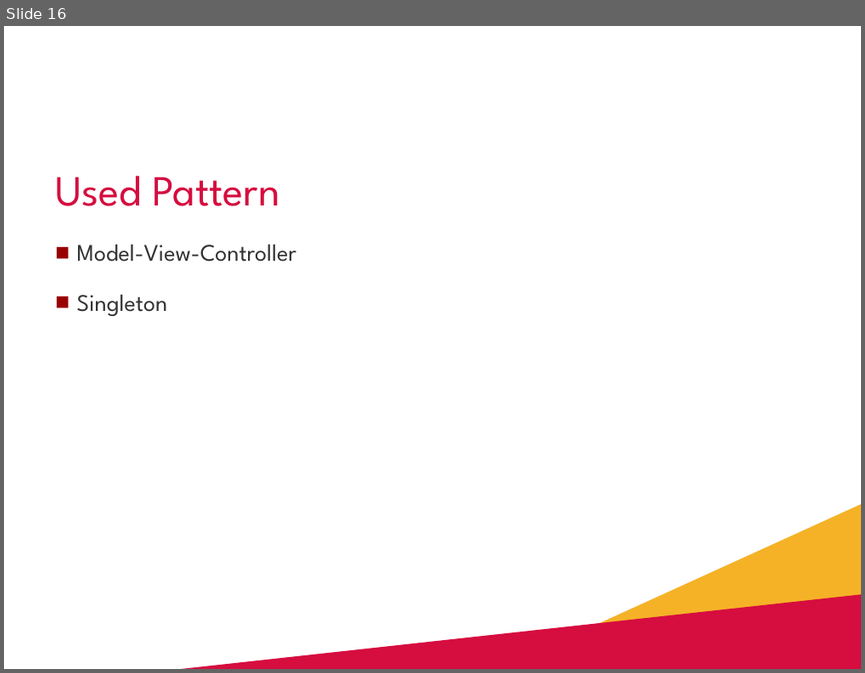
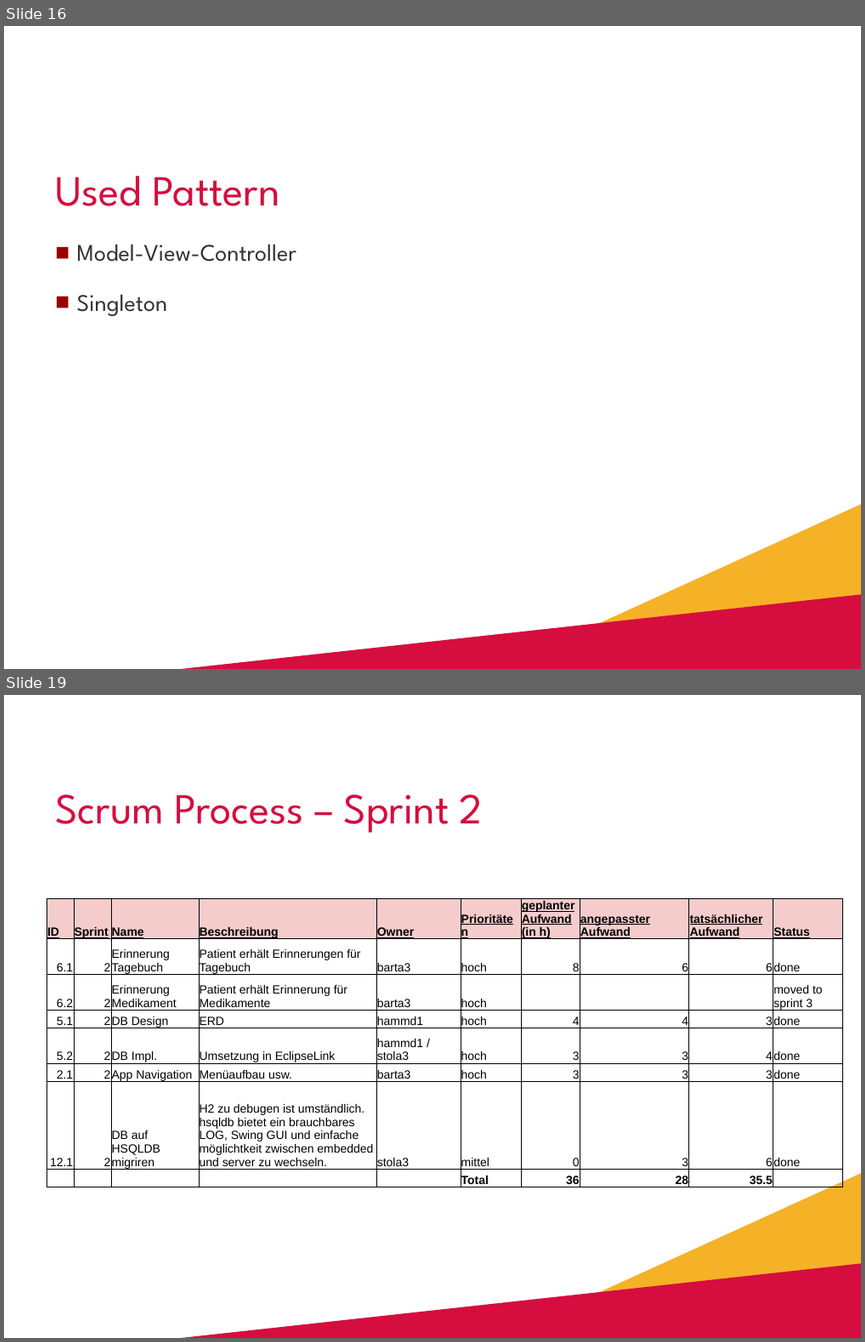
Before and after one commit to reubd1/ch.bfh.bti7081.s2013.red, a slide deck: ch.bfh.red.parent-doc/doc/cs1_tasks/task14_final_presentation/P_Final.pptx. Shown one above the other, each under a label of ours: slide 16 before the commit, slides 16 and 19 after it; the slides between them are not shown. The pictures are 865x673 and 865x1342 pixels, drawn with LibreOffice and Linux fonts; fonts in the diff are those of the drawing; background and template pictures are left out. Boxes give left, top, right and bottom in pixels: in the first picture for what was removed or moved away, otherwise in the second. Text is boxed around its words. In the diff, an @@ line names an element or a change of style, - is before the commit and + after.

```diff
--- a/ch.bfh.red.parent-doc/doc/cs1_tasks/task14_final_presentation/P_Final.pptx
+++ b/ch.bfh.red.parent-doc/doc/cs1_tasks/task14_final_presentation/P_Final.pptx
@@ slide 19 added at (x1=4, y1=695, x2=861, y2=1338), background #FFFFFF; not listed: 2 template elements that a slide beside it also shows @@
@@ title added at (x1=55, y1=794, x2=483, y2=833), 36 pt, text #D60D3F @@
+Scrum Process – Sprint 2
@@ table added at (x1=46, y1=898, x2=843, y2=1191), 8 rows, 10 columns @@
+ID | Sprint | Name | Beschreibung | Owner | Prioritäten | geplanter Aufwand (in h) | angepasster Aufwand | tatsächlicher Aufwand | Status
+6.1 | 2 | Erinnerung Tagebuch | Patient erhält Erinnerungen für Tagebuch | barta3 | hoch | 8 | 6 | 6 | done
+6.2 | 2 | Erinnerung Medikament | Patient erhält Erinnerung für Medikamente | barta3 | hoch |  |  |  | moved to sprint 3
+5.1 | 2 | DB Design | ERD | hammd1 | hoch | 4 | 4 | 3 | done
+5.2 | 2 | DB Impl. | Umsetzung in EclipseLink | hammd1 / stola3 | hoch | 3 | 3 | 4 | done
+2.1 | 2 | App Navigation | Menüaufbau usw. | barta3 | hoch | 3 | 3 | 3 | done
+12.1 | 2 | DB auf HSQLDB migriren | H2 zu debugen ist umständlich. hsqldb bietet ein brauchbares LOG, Swing GUI und einfache möglichtkeit zwischen embedded und server zu wechseln. | stola3 | mittel | 0 | 3 | 6 | done
+ |  |  |  |  | Total | 36 | 28 | 35.5 | 
```
Also in this commit, not shown: 1 slide changed, 4 other slides added, 1 slide removed, 1 other file.
